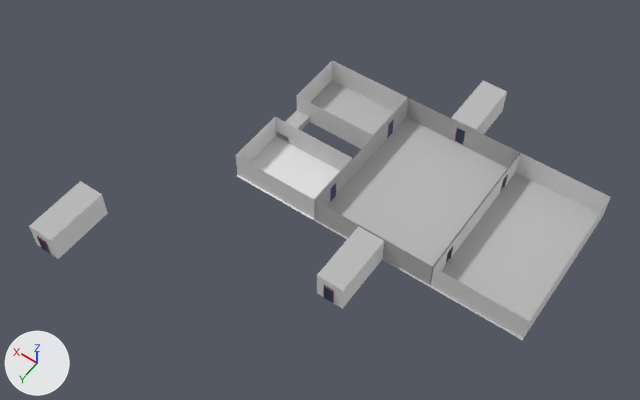
One commit to the Blender file MISSIONS/AFRICA1/Waves.blend: the scene before it, then after it.
Both versions are drawn from a 50 mm camera at (-25.4, 43.2, 73.4) aimed at (7.3, -2.6, 1.5). Lighting does not change. The marker at lower left points along +X, +Y and +Z.
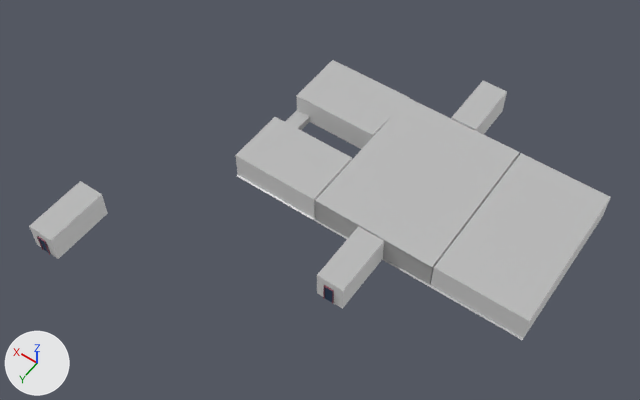
Where the newer file only moved an object's origin or applied its transform, the numbers keep the older frame.

Changed parts and their boxes [x1, y1, x2, y2] in the pictures (640 x 400 px):
'Plane.044', added: after [316, 98, 520, 267]
'Plane.043', added: after [434, 153, 611, 321]
'Plane.052', added: after [236, 117, 352, 199]
'Plane.049', added: after [296, 60, 410, 135]
'Plane.003', unchanged, covered by the edit: before [313, 118, 507, 287]; after [313, 218, 431, 287]
'Plane.004', unchanged, covered by the edit: before [430, 172, 599, 340]; after [430, 285, 523, 340]
'Plane.006', unchanged, covered by the edit: before [237, 136, 340, 220]; after [237, 175, 314, 220]
'Plane.007', unchanged, covered by the edit: before [309, 81, 394, 135]

Edits to the bpy script that builds the scene:
```text
Add me_plane_005:
    me_plane_005.from_pydata([(-5.19, -8.72, 0.0), (4.91, -8.73, 0.0), (-5.19, -1.91, 0.0), (4.92, -1.91, 0.0)], [], [(0, 1, 3, 2)])
    me_plane_005.materials.append(mat_material_003)  # its picture is missing
Add me_plane_004:
    me_plane_004.from_pydata([(-5.19, -8.89, -0.03), (5.19, -8.92, 0.0), (-5.19, -1.91, 0.0), (4.92, -1.92, 0.0)], [], [(0, 1, 3, 2)])
    me_plane_004.materials.append(mat_material_003)  # its picture is missing
Add me_plane_003:
    me_plane_003.from_pydata([(-6.9, -8.8, 0.0), (6.9, -8.8, 0.0), (-6.9, 8.8, 0.0), (6.9, 8.9, 0.0)], [], [(0, 1, 3, 2)])
    me_plane_003.materials.append(mat_material_003)  # its picture is missing
Add me_plane:
    me_plane.from_pydata([(-5.1, -8.8, 0.0), (5.1, -8.8, 0.0), (-5.1, 8.8, 0.0), (5.1, 8.8, 0.0)], [], [(0, 1, 3, 2)])
    me_plane.materials.append(mat_material_003)  # its picture is missing
Add ob_plane_052:
    ob_plane_052 = bpy.data.objects.new('Plane.052', me_plane_005)
    ob_plane_052.location = (11.97, 0.69, 3.16)
    ob_plane_052.rotation_euler = (0.0, -3.142, 0.0)  # degrees (0, -180, 0)
Add ob_plane_049:
    ob_plane_049 = bpy.data.objects.new('Plane.049', me_plane_004)
    ob_plane_049.location = (11.97, -10.04, 3.16)
    ob_plane_049.rotation_euler = (0.0, -3.142, 0.0)  # degrees (0, -180, 0)
Add ob_plane_044:
    ob_plane_044 = bpy.data.objects.new('Plane.044', me_plane_003)
    ob_plane_044.location = (0.05, -10.02, 3.16)
    ob_plane_044.rotation_euler = (0.0, -3.142, 0.0)  # degrees (0, -180, 0)
Add ob_plane_043:
    ob_plane_043 = bpy.data.objects.new('Plane.043', me_plane)
    ob_plane_043.location = (-12.01, -10.04, 3.16)
    ob_plane_043.rotation_euler = (0.0, -3.142, 0.0)  # degrees (0, -180, 0)
```
